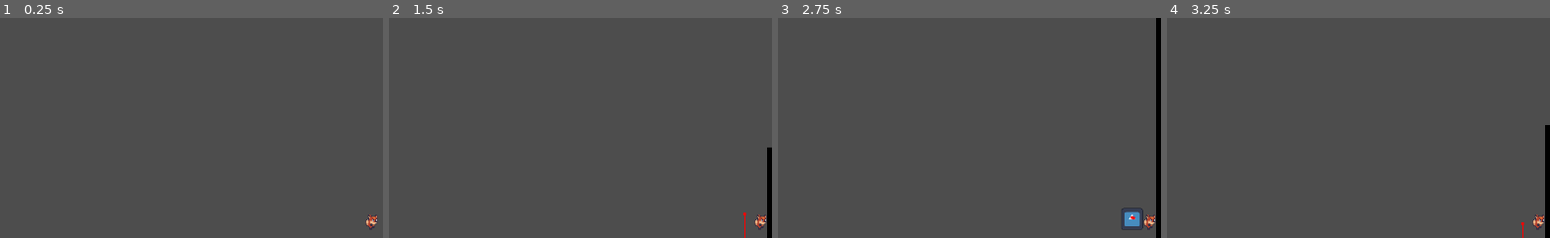
Above: before the commit, frames 1-4 (left to right).
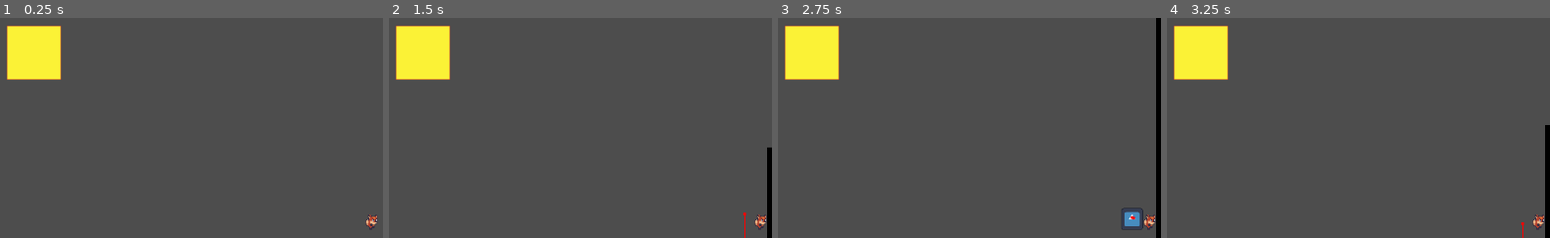
Above: after the commit, the same moments.

Repository: breadlofe/NotMedicine
Game: Godot game, scene res://scenes/test_scene.tscn
Same seed, same stepped clock (60 frames per second), same inputs: the game is played once before the commit and once after it. The engine's default icon, where the game draws it, is replaced by a stand-in: a white triangle on a blue panel in a dark square.
Inputs:
- Up to frame 1 (0.25 s): no input
- Up to frame 2 (1.5 s): tap Enter at 0.5 s; hold D (move_right) 0.53-1.28 s; tap E (interact) at 0.6, 1.35 s; tap Space at 1.25 s; hold S (move_down) from 1.28 s (still down)
- Up to frame 3 (2.75 s): release S (move_down) at 2.03 s; hold D (move_right) from 2.03 s (still down); tap E (interact) at 2.1 s
- Up to frame 4 (3.25 s): release D (move_right) at 2.78 s; hold W (move_up) from 2.78 s (still down); tap E (interact) at 2.85 s
The pictures show only the part of the screen within x 0-50%, y 4-54%; the shares and areas given below are measured in that part.

The runs differ from the first frame. In frame 1, 3.5% of the frame differs, in the area x 1-16%, y 3-29%; in frame 2, 3.5%; in frame 3, 3.5%; in frame 4, 3.5%.

Commit message:
.

Diff:
--- a/scenes/player.tscn
+++ b/scenes/player.tscn
@@ -1,8 +1,9 @@
-[gd_scene load_steps=12 format=3 uid="uid://dpf3gjlyo62kr"]
+[gd_scene load_steps=13 format=3 uid="uid://dpf3gjlyo62kr"]
 
 [ext_resource type="Texture2D" uid="uid://condv6rc4llsh" path="res://sprites/test_sprite.png" id="1_r6pkg"]
 [ext_resource type="Script" path="res://scripts/player.gd" id="1_w2ykl"]
 [ext_resource type="Script" path="res://scripts/button_sequencing.gd" id="3_c7vpa"]
+[ext_resource type="Texture2D" uid="uid://cf2isyqy3ry1s" path="res://sprites/ItemBox.png" id="3_vkhe8"]
 [ext_resource type="Texture2D" uid="uid://bfkvmxba3nkk0" path="res://sprites/Button-Up.png" id="4_l4hw6"]
 [ext_resource type="Texture2D" uid="uid://d20i8reqlbauj" path="res://sprites/Button-Right.png" id="5_qaka3"]
 [ext_resource type="Texture2D" uid="uid://bl5x14tyg77is" path="res://sprites/Button-Down.png" id="6_4te4d"]
@@ -50,6 +51,13 @@
 offset_right = 80.0
 offset_bottom = 80.0
 scale = Vector2(2, 2)
+
+[node name="ItemBox" type="TextureRect" parent="Camera2D/ItemHUD/Control"]
+layout_mode = 0
+offset_right = 40.0
+offset_bottom = 40.0
+texture = ExtResource("3_vkhe8")
+expand_mode = 1
 
 [node name="TextureRect" type="TextureRect" parent="Camera2D/ItemHUD/Control"]
 layout_mode = 0
Binary file added: sprites/ItemBox.png
Not shown, added: sprites/ItemBox.png.import
